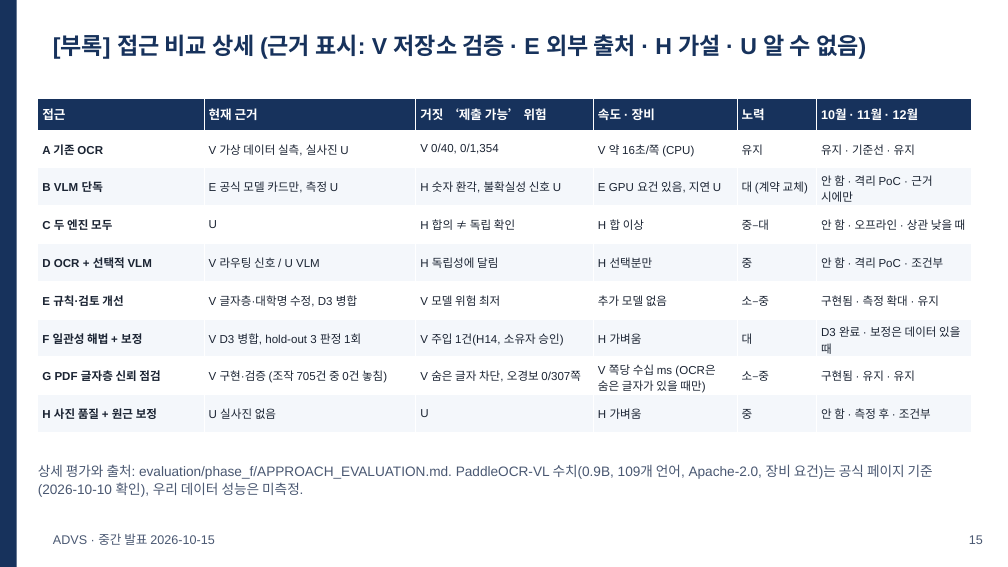
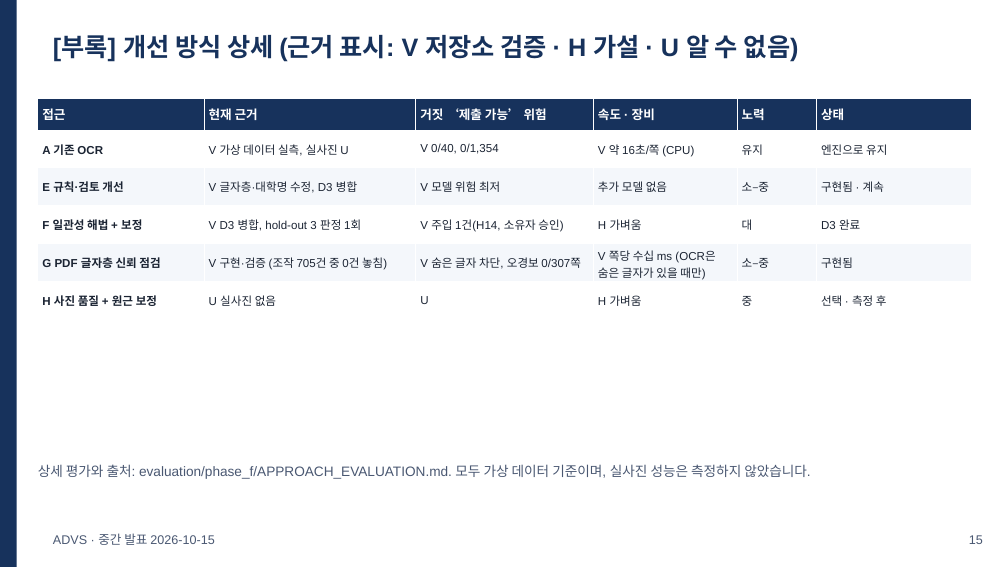
Before and after one commit to khabibro/ADVS, a slide deck: slide 15 of docs/midterm/ADVS_midterm.pptx. Drawn at 1008x567 pixels with LibreOffice and Linux fonts; fonts in the diff are those of the drawing. Boxes give left, top, right and bottom in pixels: in the first picture for what was removed or moved away, otherwise in the second. Text is boxed around its words. In the diff, an @@ line names an element or a change of style, - is before the commit and + after.

```diff
--- a/docs/midterm/ADVS_midterm.pptx
+++ b/docs/midterm/ADVS_midterm.pptx
@@ text at bbox=[53, 35, 799, 62]: text changed; size 22 to 24 pt @@
-[부록] 접근 비교 상세 (근거 표시: V 저장소 검증 · E 외부 출처 · H 가설 · U 알 수 없음)
+[부록] 개선 방식 상세 (근거 표시: V 저장소 검증 · H 가설 · U 알 수 없음)
@@ table at bbox=[38, 98, 972, 319] @@
-row 1: 접근 | 현재 근거 | 거짓 ‘제출 가능’ 위험 | 속도 · 장비 | 노력 | 10월 · 11월 · 12월
-row 2: A 기존 OCR | V 가상 데이터 실측, 실사진 U | V 0/40, 0/1,354 | V 약 16초/쪽 (CPU) | 유지 | 유지 · 기준선 · 유지
-row 3: B VLM 단독 | E 공식 모델 카드만, 측정 U | H 숫자 환각, 불확실성 신호 U | E GPU 요건 있음, 지연 U | 대 (계약 교체) | 안 함 · 격리 PoC · 근거 시에만
-row 4: C 두 엔진 모두 | U | H 합의 ≠ 독립 확인 | H 합 이상 | 중–대 | 안 함 · 오프라인 · 상관 낮을 때
-row 5: D OCR + 선택적 VLM | V 라우팅 신호 / U VLM | H 독립성에 달림 | H 선택분만 | 중 | 안 함 · 격리 PoC · 조건부
-row 6: E 규칙·검토 개선 | V 글자층·대학명 수정, D3 병합 | V 모델 위험 최저 | 추가 모델 없음 | 소–중 | 구현됨 · 측정 확대 · 유지
-row 7: F 일관성 해법 + 보정 | V D3 병합, hold-out 3 판정 1회 | V 주입 1건(H14, 소유자 승인) | H 가벼움 | 대 | D3 완료 · 보정은 데이터 있을 때
-row 8: G PDF 글자층 신뢰 점검 | V 구현·검증 (조작 705건 중 0건 놓침) | V 숨은 글자 차단, 오경보 0/307쪽 | V 쪽당 수십 ms (OCR은 숨은 글자가 있을 때만) | 소–중 | 구현됨 · 유지 · 유지
-row 9: H 사진 품질 + 원근 보정 | U 실사진 없음 | U | H 가벼움 | 중 | 안 함 · 측정 후 · 조건부
+row 1: 접근 | 현재 근거 | 거짓 ‘제출 가능’ 위험 | 속도 · 장비 | 노력 | 상태
+row 2: A 기존 OCR | V 가상 데이터 실측, 실사진 U | V 0/40, 0/1,354 | V 약 16초/쪽 (CPU) | 유지 | 엔진으로 유지
+row 3: E 규칙·검토 개선 | V 글자층·대학명 수정, D3 병합 | V 모델 위험 최저 | 추가 모델 없음 | 소–중 | 구현됨 · 계속
+row 4: F 일관성 해법 + 보정 | V D3 병합, hold-out 3 판정 1회 | V 주입 1건(H14, 소유자 승인) | H 가벼움 | 대 | D3 완료
+row 5: G PDF 글자층 신뢰 점검 | V 구현·검증 (조작 705건 중 0건 놓침) | V 숨은 글자 차단, 오경보 0/307쪽 | V 쪽당 수십 ms (OCR은 숨은 글자가 있을 때만) | 소–중 | 구현됨
+row 6: H 사진 품질 + 원근 보정 | U 실사진 없음 | U | H 가벼움 | 중 | 선택 · 측정 후
@@ text at bbox=[38, 464, 810, 479]: text changed @@
-상세 평가와 출처: evaluation/phase_f/APPROACH_EVALUATION.md. PaddleOCR-VL 수치(0.9B, 109개 언어, Apache-2.0, 장비 요건)는 공식 페이지 기준(2026-10-10 확인), 우리 데이터 성능은 미측정.
+상세 평가와 출처: evaluation/phase_f/APPROACH_EVALUATION.md. 모두 가상 데이터 기준이며, 실사진 성능은 측정하지 않았습니다.
```
Also in this commit, not shown: 6 other slides changed, 15 other files.
